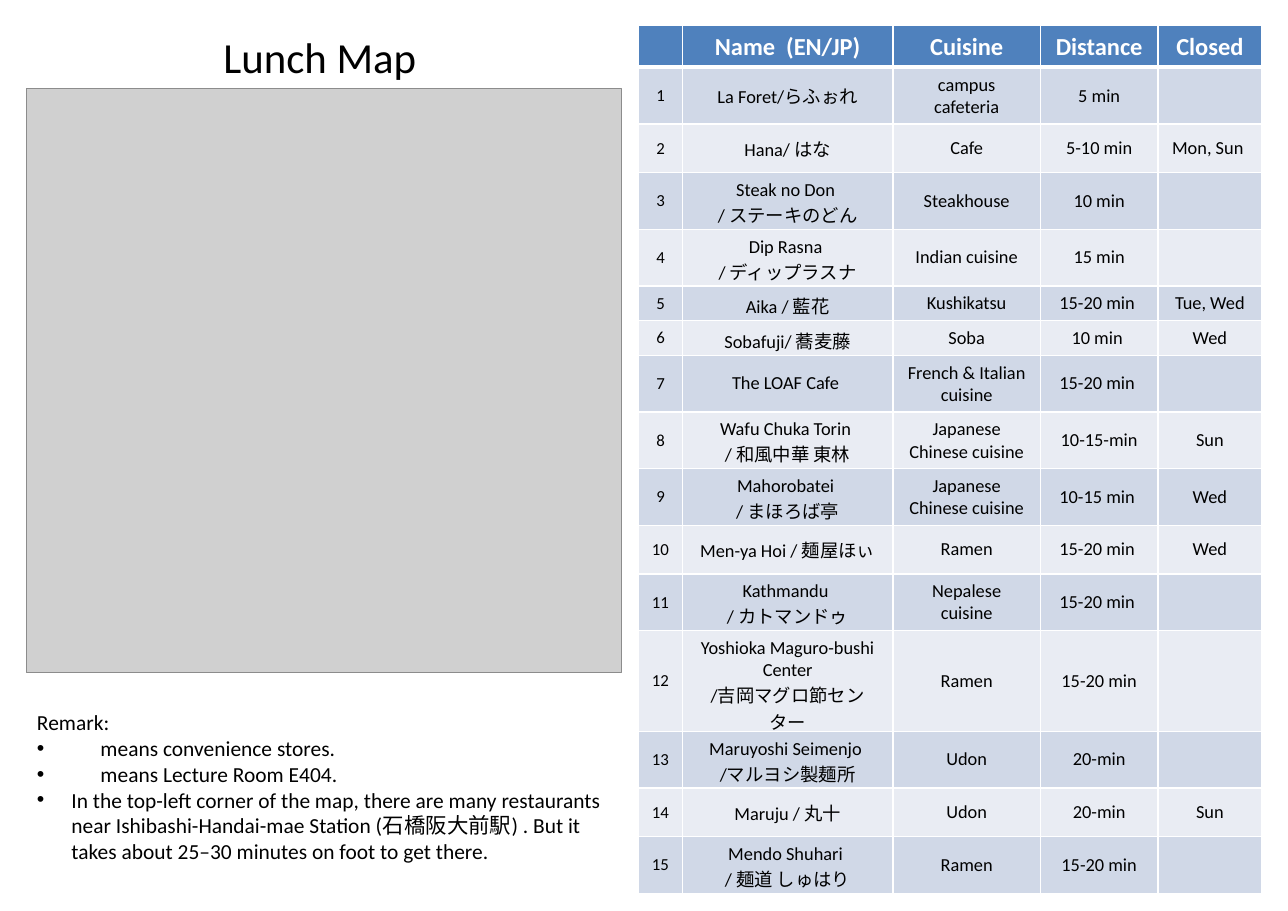
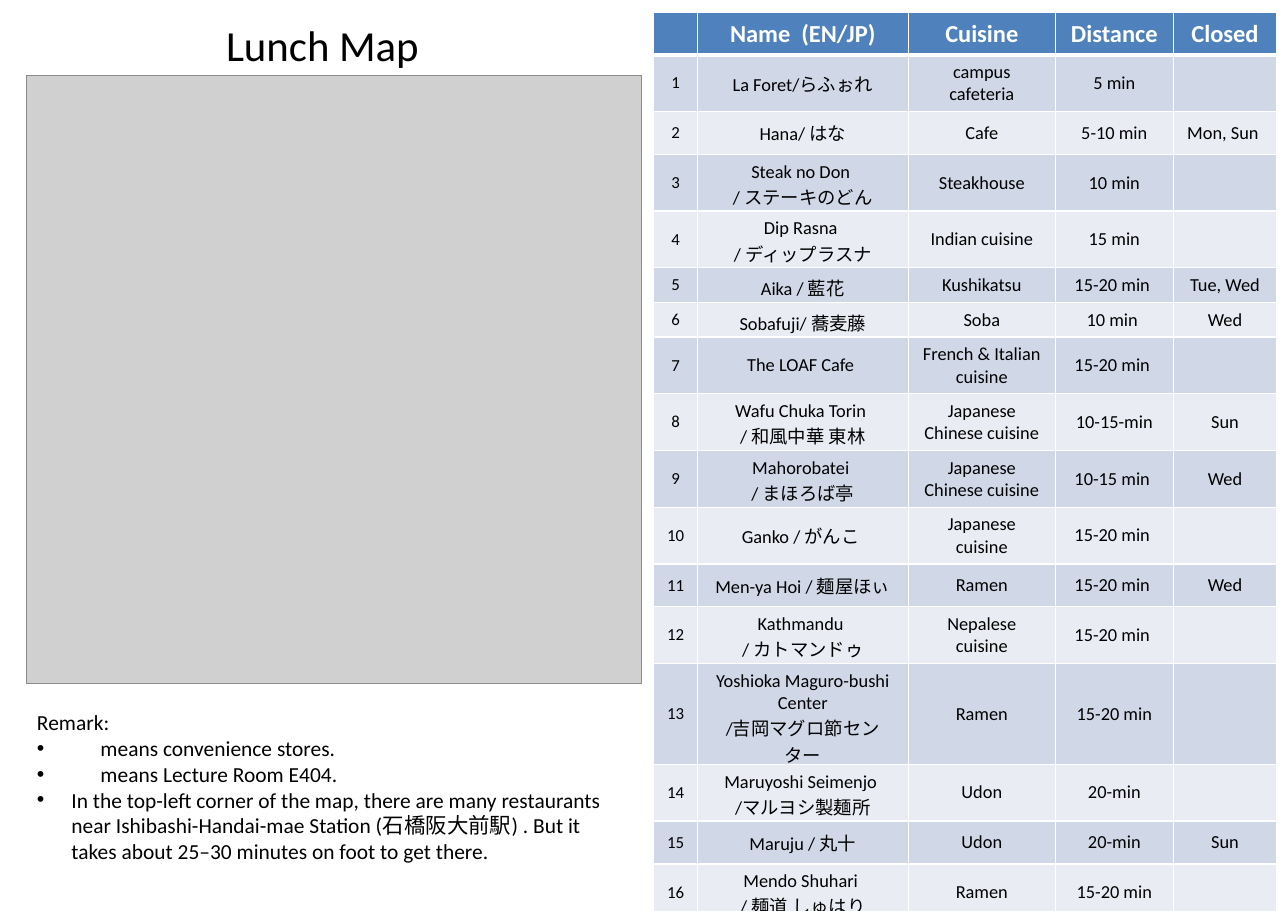
Before and after one commit to masataka123/blog3, a slide deck: slide 1 of pdf/20251005_access/lunch_map_E404.pptx. Drawn at 1288x911 pixels with LibreOffice and Linux fonts; fonts in the diff are those of the drawing; grey boxes stand for pictures; background and template pictures are left out. Boxes give left, top, right and bottom in pixels: in the first picture for what was removed or moved away, otherwise in the second. Text is boxed around its words. In the diff, an @@ line names an element or a change of style, - is before the commit and + after.

```diff
--- a/pdf/20251005_access/lunch_map_E404.pptx
+++ b/pdf/20251005_access/lunch_map_E404.pptx
@@ text "Lunch Map": place and size @@
-text "Lunch Map" at [223, 43, 417, 80]
+text "Lunch Map" at [226, 31, 419, 68]
@@ table at [654, 13, 1278, 902] @@
-row 11: 10 | Men-ya Hoi / 麺屋ほぃ | Ramen | 15-20 min | Wed
-row 12: 11 | Kathmandu / / カトマンドゥ | Nepalese cuisine | 15-20 min | 
-row 13: 12 | Yoshioka Maguro-bushi Center / /吉岡マグロ節センター | Ramen | 15-20 min | 
-row 14: 13 | Maruyoshi Seimenjo / /マルヨシ製麺所 | Udon | 20-min | 
-row 15: 14 | Maruju / 丸十 | Udon | 20-min | Sun
-row 16: 15 | Mendo Shuhari / / 麺道 しゅはり | Ramen | 15-20 min | 
+row 11: 10 | Ganko / がんこ | Japanese cuisine | 15-20 min | 
+row 12: 11 | Men-ya Hoi / 麺屋ほぃ | Ramen | 15-20 min | Wed
+row 13: 12 | Kathmandu / / カトマンドゥ | Nepalese cuisine | 15-20 min | 
+row 14: 13 | Yoshioka Maguro-bushi Center / /吉岡マグロ節センター | Ramen | 15-20 min | 
+row 15: 14 | Maruyoshi Seimenjo / /マルヨシ製麺所 | Udon | 20-min | 
+row 16: 15 | Maruju / 丸十 | Udon | 20-min | Sun
+row 17: 16 | Mendo Shuhari / / 麺道 しゅはり | Ramen | 15-20 min | 
@@ table: place and size @@
-table at [639, 25, 1263, 892]
+table at [654, 13, 1278, 902]
@@ picture: place and size @@
-picture at [26, 88, 623, 672]
+picture at [26, 75, 642, 683]
```
Also in this commit, not shown: 5 other files.
